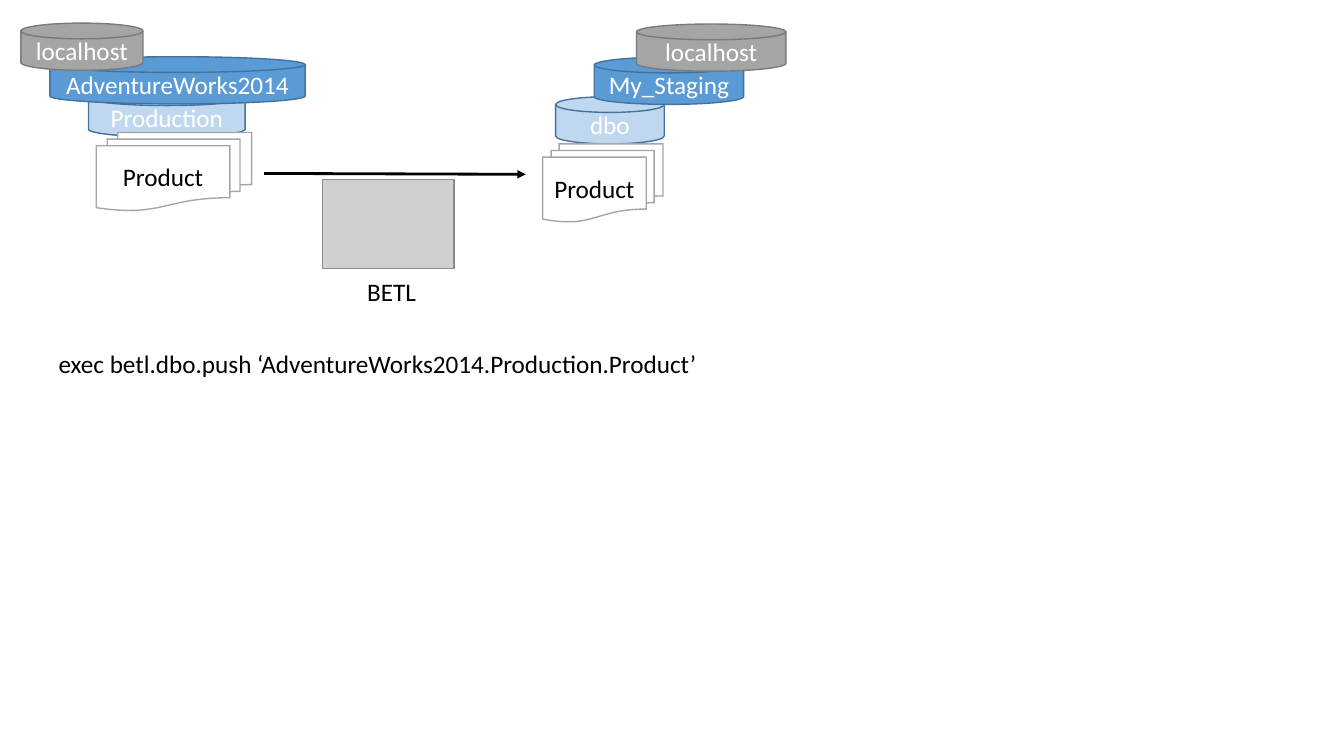
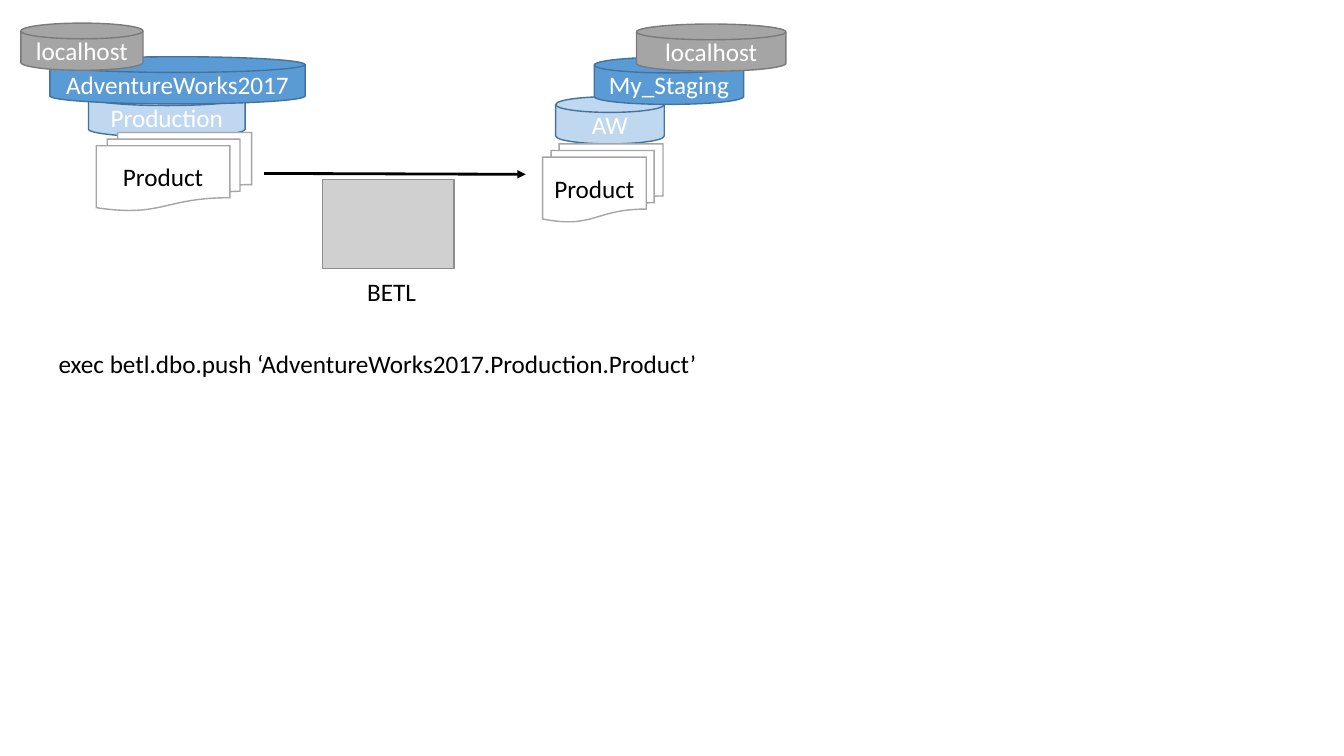
Before and after one commit to basvdberg/BETL-old, a slide deck: slide 5 of Documentation/DWH_arch.pptx. Drawn at 1344x756 pixels with LibreOffice and Linux fonts; fonts in the diff are those of the drawing; grey boxes stand for pictures. Boxes give left, top, right and bottom in pixels: in the first picture for what was removed or moved away, otherwise in the second. Text is boxed around its words. In the diff, an @@ line names an element or a change of style, - is before the commit and + after.

```diff
--- a/Documentation/DWH_arch.pptx
+++ b/Documentation/DWH_arch.pptx
@@ text in cylinder at bbox=[66, 76, 289, 100]: text changed @@
-AdventureWorks2014
+AdventureWorks2017
@@ text in cylinder at bbox=[592, 118, 628, 134]: text changed @@
-dbo
+AW
@@ text at bbox=[59, 355, 696, 377]: text changed @@
-exec betl.dbo.push ‘AdventureWorks2014.Production.Product’
+exec betl.dbo.push ‘AdventureWorks2017.Production.Product’
```
Also in this commit, not shown: 9 other files.
